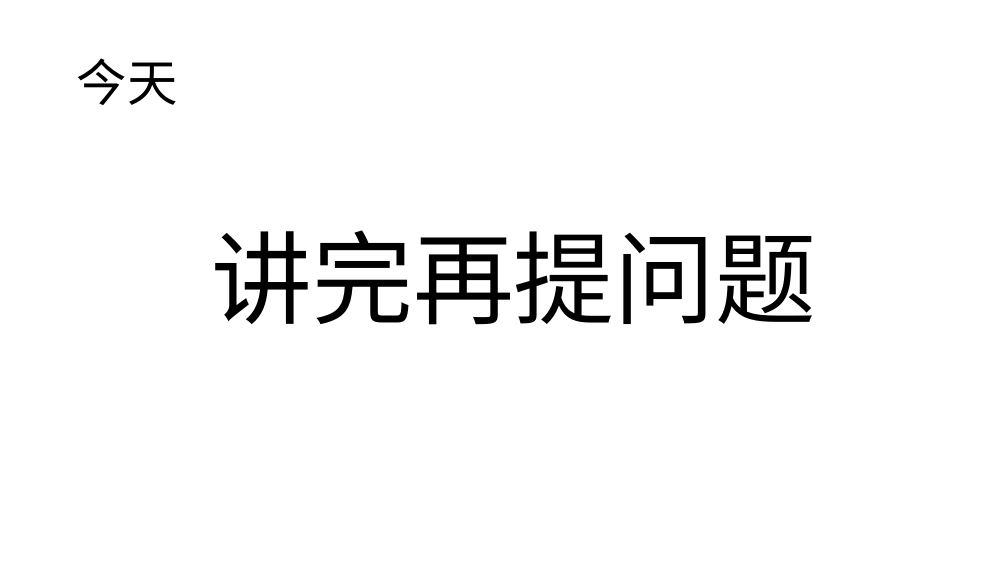
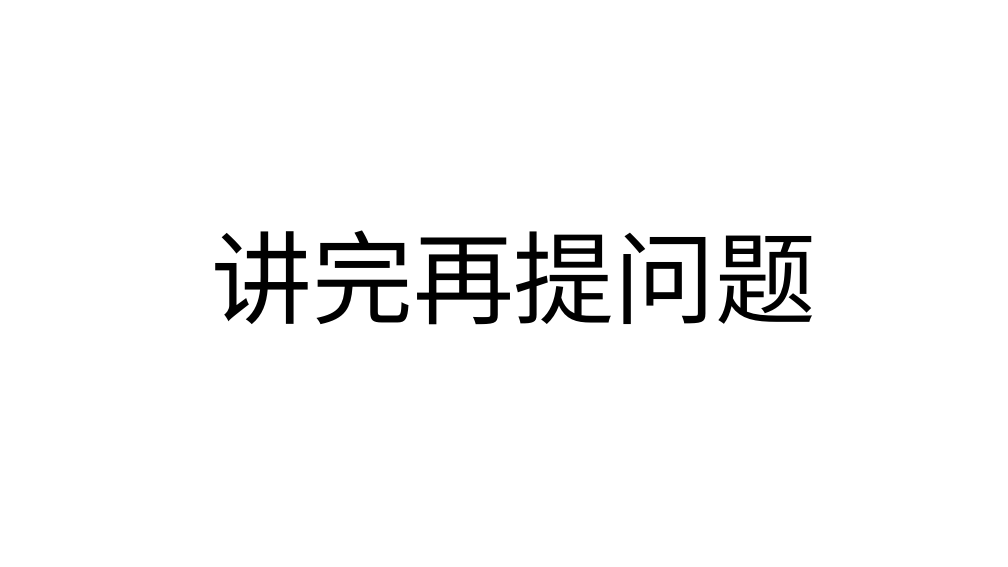
Before and after one commit to Jasper-Li/PythonTutorial, a slide deck: slide 11 of ppt/20分钟入门Python_上_李兴贺_20210619.pptx (slide 8 before the commit). Drawn at 1008x567 pixels with LibreOffice and Linux fonts; fonts in the diff are those of the drawing. Boxes give left, top, right and bottom in pixels: in the first picture for what was removed or moved away, otherwise in the second. Text is boxed around its words. In the diff, an @@ line names an element or a change of style, - is before the commit and + after.

```diff
--- a/ppt/20分钟入门Python_上_李兴贺_20210619.pptx
+++ b/ppt/20分钟入门Python_上_李兴贺_20210619.pptx
@@ text removed at (77,58,178,105) @@
-今天
```
Also in this commit, not shown: 3 other slides changed, 4 slides added, 1 slide removed.
